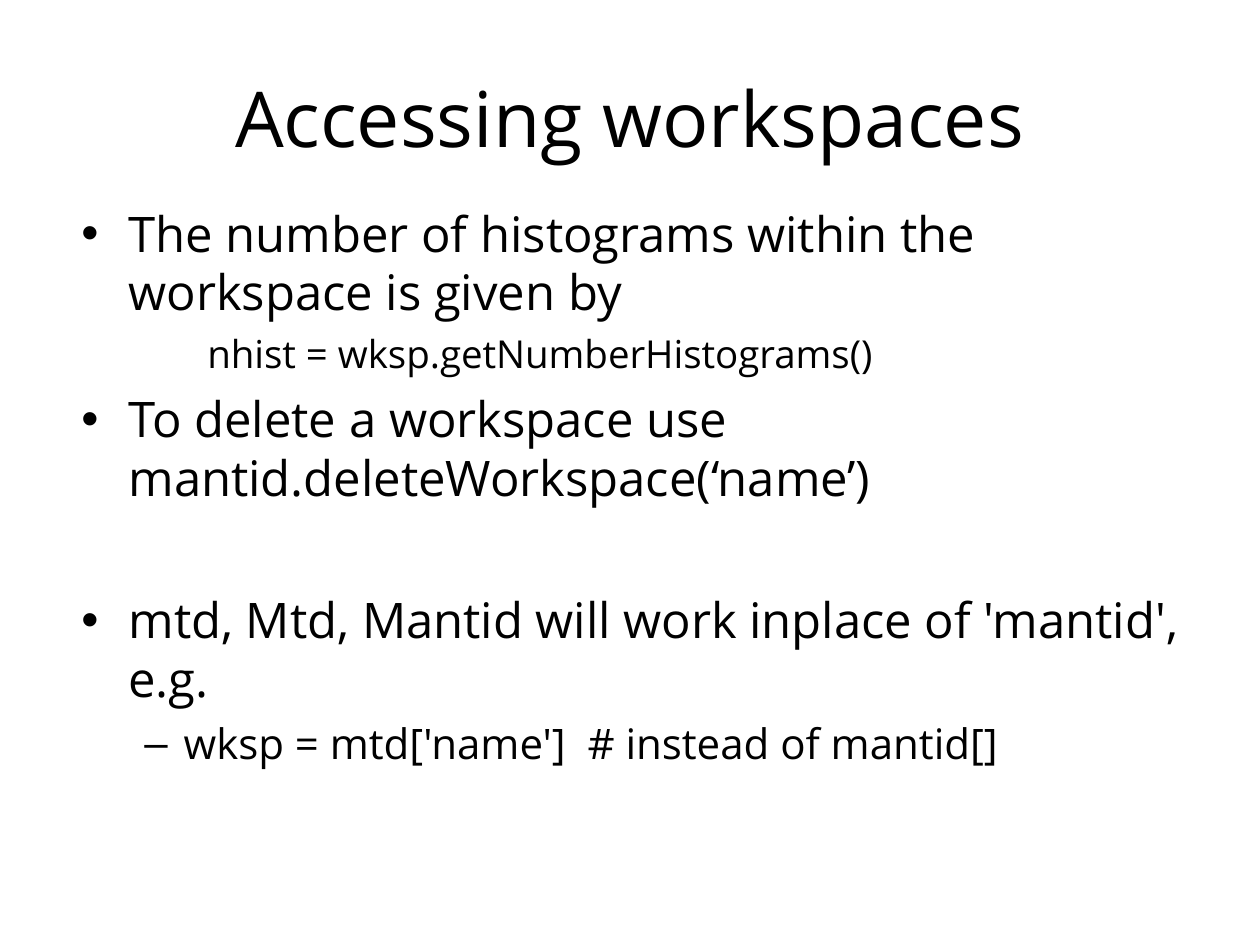
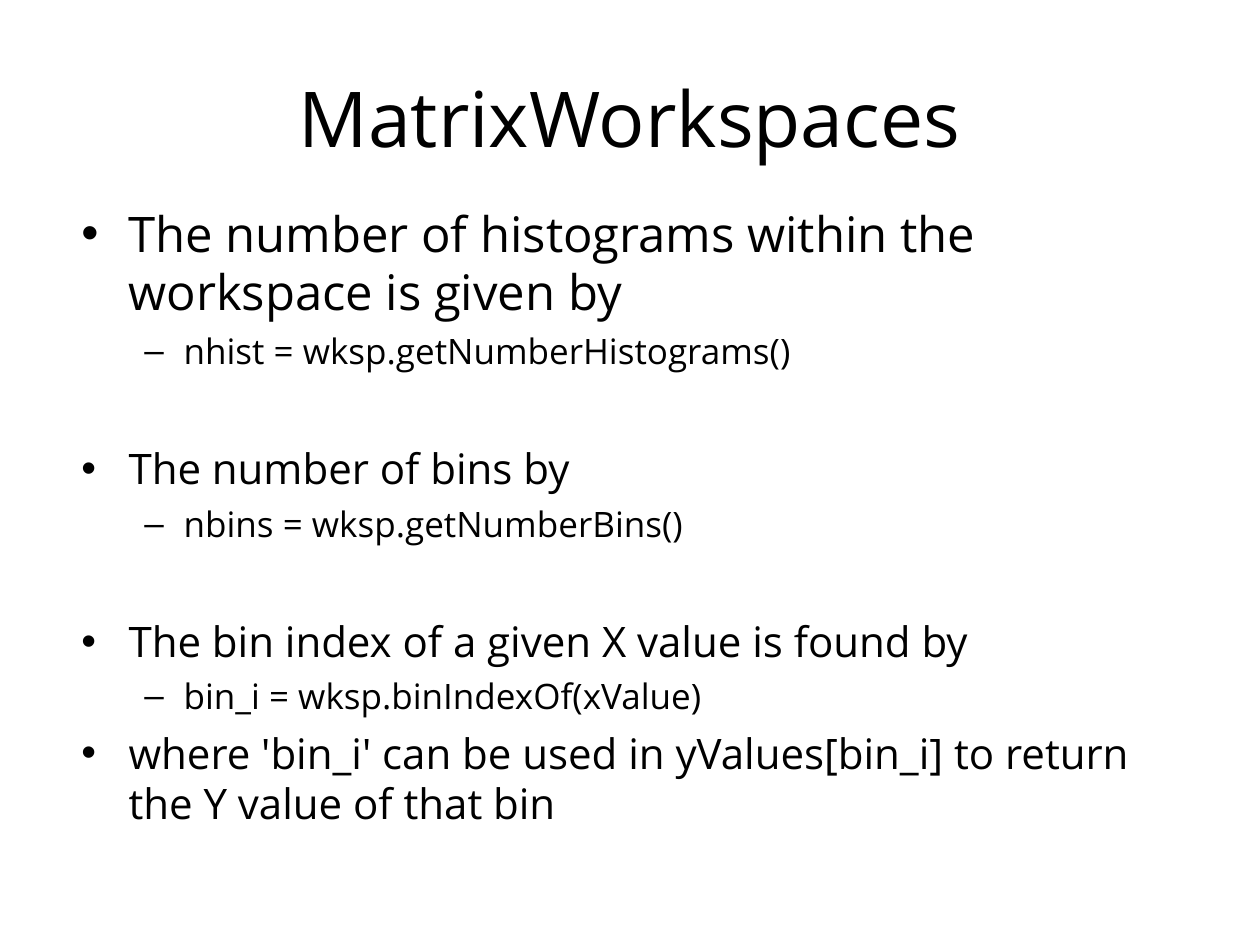
Before and after one commit to mantidproject/documents, a slide deck: slide 31 of Presentations/Python training course/Python in Mantid.ppt (slide 30 before the commit). Drawn at 1260x945 pixels with LibreOffice and Linux fonts; fonts in the diff are those of the drawing; background and template pictures are left out. Boxes give left, top, right and bottom in pixels: in the first picture for what was removed or moved away, otherwise in the second. Text is boxed around its words. In the diff, an @@ line names an element or a change of style, - is before the commit and + after.

Commit message:
Update Python in Mantid training.

```diff
--- a/Presentations/Python training course/Python in Mantid.ppt
+++ b/Presentations/Python training course/Python in Mantid.ppt
@@ title at [299, 88, 961, 166]: text changed @@
-Accessing workspaces
+MatrixWorkspaces
@@ text at [184, 337, 791, 373]: size 22 to 20 pt in "nhist = wksp.getNumberHistograms()"; bullet none to –; list level 3 to 2 in "nhist = wksp.getNumberHistograms()" @@
@@ text at [129, 452, 1128, 820]: text changed; size 28 to 24 pt @@
-• To delete a workspace use mantid.deleteWorkspace(‘name’)
-• mtd, Mtd, Mantid will work inplace of 'mantid', e.g.
-  – wksp = mtd['name'] # instead of mantid[]
+• The number of bins by
+  – nbins = wksp.getNumberBins()
+• The bin index of a given X value is found by
+  – bin_i = wksp.binIndexOf(xValue)
+• where 'bin_i' can be used in yValues[bin_i] to return the Y value of that bin
```
Also in this commit, not shown: 8 other slides changed, 6 slides added, 1 slide removed.
